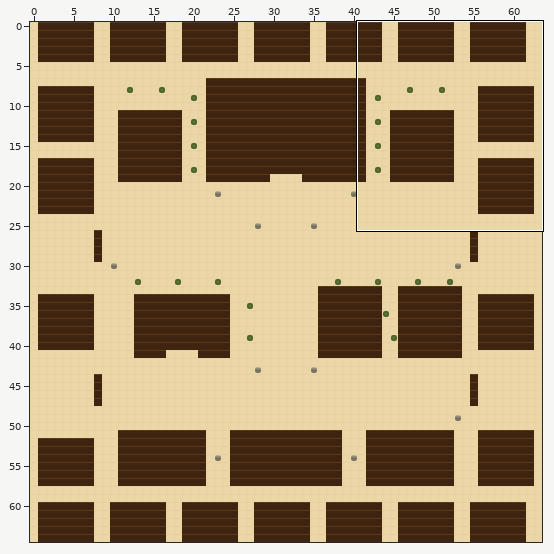
Tiled map (JSON): maps/city.tmj. The picture above shows the old version from afar; the outline marks the close-up.
Close-up. The starting point:
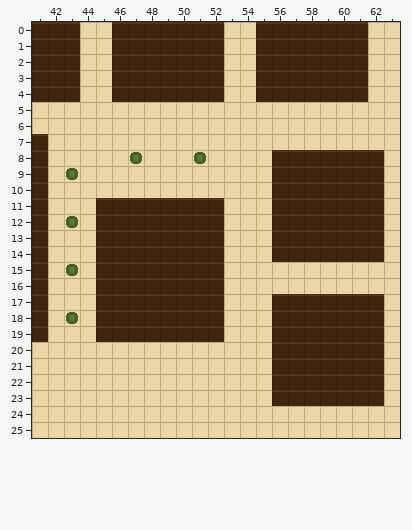
Cells are 16x16 px. Shown: x 41..63, y 0..25. The commit also changed other parts of the map, which this record leaves out.
New version:
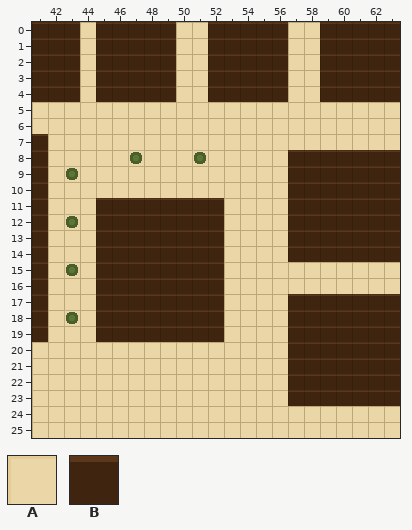
Key: from "draft": A 0, B 1.
_ is an empty cell.
The edit:
{"where": "layer \"ground\""}
{"y":0,"x":45,"old":"A","new":"B"}
{"y":0,"x":50,"old":"BB","new":"AA"}
{"y":0,"x":53,"old":"AA","new":"BB"}
{"y":0,"x":57,"old":"BB","new":"AA"}
{"y":0,"x":62,"old":"AA","new":"BB"}
{"y":1,"x":45,"old":"A","new":"B"}
{"y":1,"x":50,"old":"BB","new":"AA"}
{"y":1,"x":53,"old":"AA","new":"BB"}
{"y":1,"x":57,"old":"BB","new":"AA"}
{"y":1,"x":62,"old":"AA","new":"BB"}
{"y":2,"x":45,"old":"A","new":"B"}
{"y":2,"x":50,"old":"BB","new":"AA"}
{"y":2,"x":53,"old":"AA","new":"BB"}
{"y":2,"x":57,"old":"BB","new":"AA"}
{"y":2,"x":62,"old":"AA","new":"BB"}
{"y":3,"x":45,"old":"A","new":"B"}
{"y":3,"x":50,"old":"BB","new":"AA"}
{"y":3,"x":53,"old":"AA","new":"BB"}
{"y":3,"x":57,"old":"BB","new":"AA"}
{"y":3,"x":62,"old":"AA","new":"BB"}
{"y":4,"x":45,"old":"A","new":"B"}
{"y":4,"x":50,"old":"BB","new":"AA"}
{"y":4,"x":53,"old":"AA","new":"BB"}
{"y":4,"x":57,"old":"BB","new":"AA"}
{"y":4,"x":62,"old":"AA","new":"BB"}
{"y":8,"x":56,"old":"B","new":"A"}
{"y":8,"x":63,"old":"A","new":"B"}
{"y":9,"x":56,"old":"B","new":"A"}
{"y":9,"x":63,"old":"A","new":"B"}
{"y":10,"x":56,"old":"B","new":"A"}
{"y":10,"x":63,"old":"A","new":"B"}
{"y":11,"x":56,"old":"B","new":"A"}
{"y":11,"x":63,"old":"A","new":"B"}
{"y":12,"x":56,"old":"B","new":"A"}
{"y":12,"x":63,"old":"A","new":"B"}
{"y":13,"x":56,"old":"B","new":"A"}
{"y":13,"x":63,"old":"A","new":"B"}
{"y":14,"x":56,"old":"B","new":"A"}
{"y":14,"x":63,"old":"A","new":"B"}
{"y":17,"x":56,"old":"B","new":"A"}
{"y":17,"x":63,"old":"A","new":"B"}
{"y":18,"x":56,"old":"B","new":"A"}
{"y":18,"x":63,"old":"A","new":"B"}
{"y":19,"x":56,"old":"B","new":"A"}
{"y":19,"x":63,"old":"A","new":"B"}
{"y":20,"x":56,"old":"B","new":"A"}
{"y":20,"x":63,"old":"A","new":"B"}
{"y":21,"x":56,"old":"B","new":"A"}
{"y":21,"x":63,"old":"A","new":"B"}
{"y":22,"x":56,"old":"B","new":"A"}
{"y":22,"x":63,"old":"A","new":"B"}
{"y":23,"x":56,"old":"B","new":"A"}
{"y":23,"x":63,"old":"A","new":"B"}
